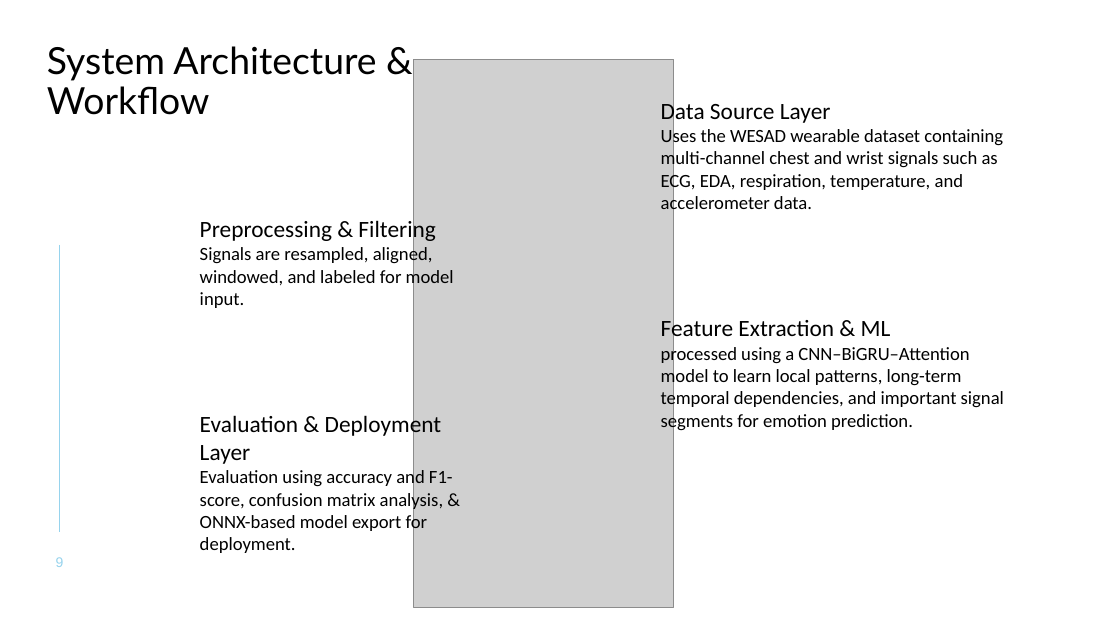
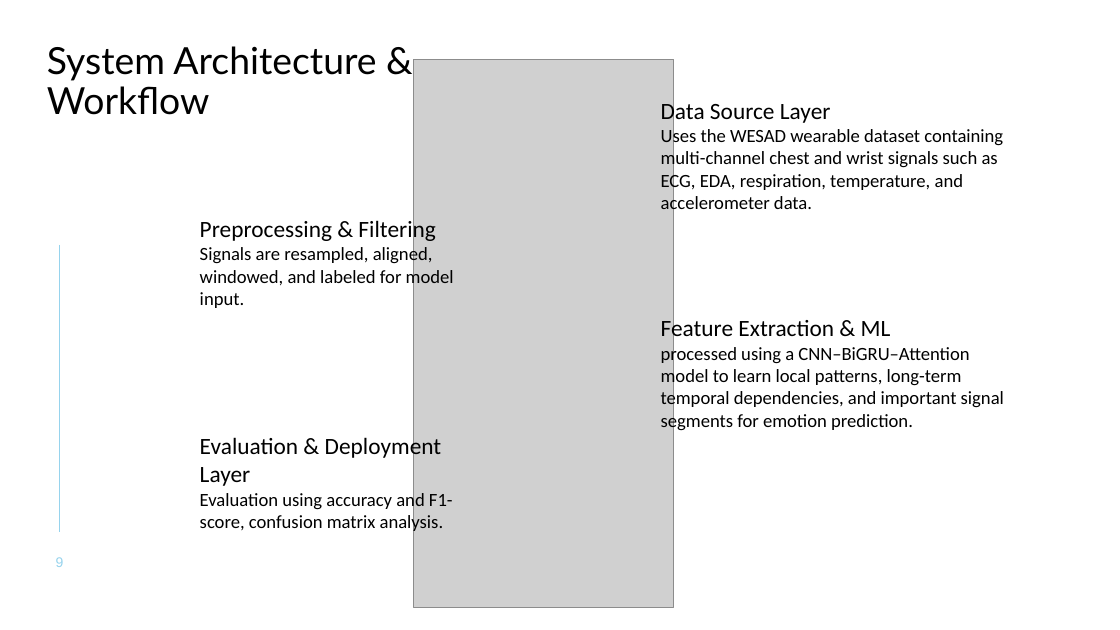
Before and after one commit to UnrivalledHitman/Wearable-Sensor-Data-Analytics, a slide deck: slide 9 of Related Work/Our Work/Research PPT.pptx. Drawn at 1120x630 pixels with LibreOffice and Linux fonts; fonts in the diff are those of the drawing; grey boxes stand for pictures. Boxes give left, top, right and bottom in pixels: in the first picture for what was removed or moved away, otherwise in the second. Text is boxed around its words. In the diff, an @@ line names an element or a change of style, - is before the commit and + after.

```diff
--- a/Related Work/Our Work/Research PPT.pptx
+++ b/Related Work/Our Work/Research PPT.pptx
@@ text at [200,490,453,534]: text changed @@
-Evaluation using accuracy and F1-score, confusion matrix analysis, & ONNX-based model export for deployment.
+Evaluation using accuracy and F1-score, confusion matrix analysis.
```
Also in this commit, not shown: 2 other slides changed, 1 slide removed, 1 other file.
